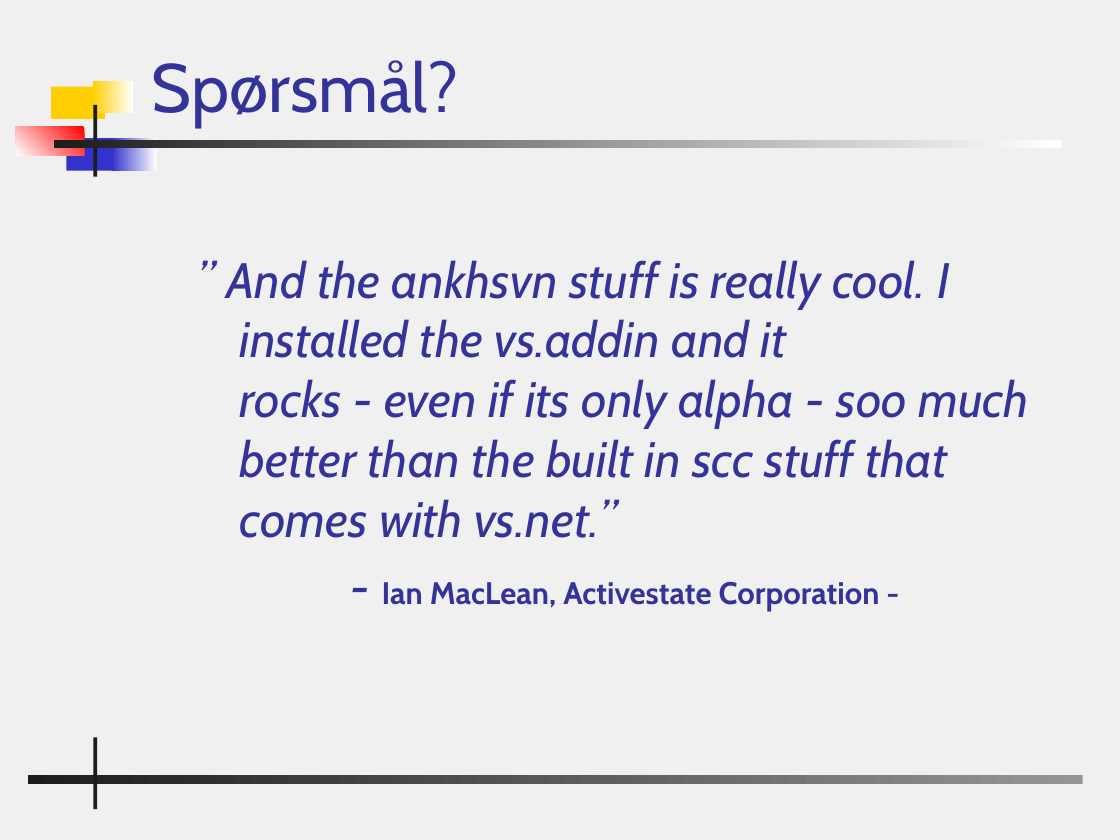
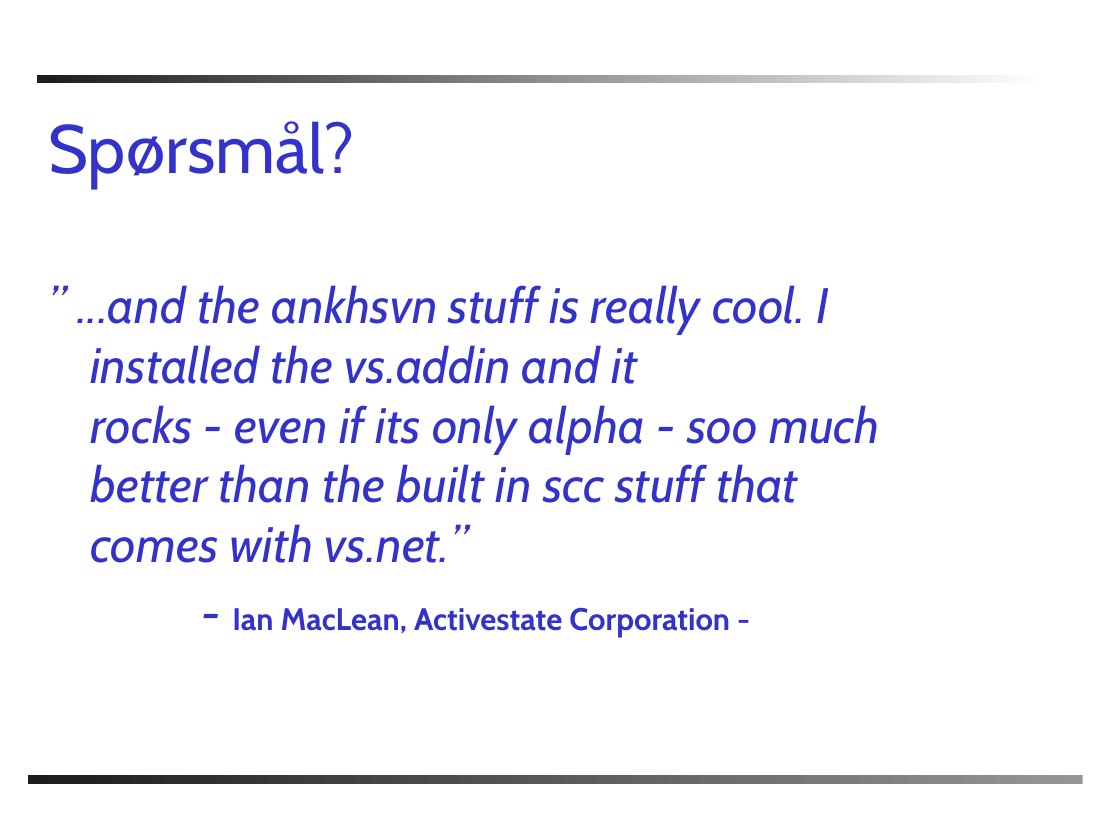
Before and after one commit to chucker/AnkhSVN, a slide deck: slide 24 of doc/powerpoint/Subversion_addin_for_VS.NET.ppt. Drawn at 1120x840 pixels with LibreOffice and Linux fonts; fonts in the diff are those of the drawing; background and template pictures are left out. Boxes give left, top, right and bottom in pixels: in the first picture for what was removed or moved away, otherwise in the second. Text is boxed around its words. In the diff, an @@ line names an element or a change of style, - is before the commit and + after.

```diff
--- a/doc/powerpoint/Subversion_addin_for_VS.NET.ppt
+++ b/doc/powerpoint/Subversion_addin_for_VS.NET.ppt
@@ background #F0F0F0 to #FFFFFF @@
@@ rectangle: place and size @@
-rectangle at [54,140,1062,149]
+rectangle at [37,75,1045,84]
@@ rectangle removed at [52,86,105,119] @@
@@ rectangle removed at [93,81,133,113] @@
@@ title "Spørsmål?": place and size @@
-title "Spørsmål?" at [152,60,458,127]
+title "Spørsmål?" at [48,121,354,189]
@@ title "Spørsmål?" at [48,121,354,189]: text colour #333399 to #3333CC @@
@@ rectangle removed at [93,105,96,177] @@
@@ rectangle removed at [16,127,84,156] @@
@@ rectangle removed at [66,138,118,170] @@
@@ rectangle removed at [112,138,157,170] @@
@@ text "” ...and the ankhsvn stuff ...": place and size @@
-text "” ...and the ankhsvn stuff ..." at [227,260,1028,612]
+text "” ...and the ankhsvn stuff ..." at [77,285,879,637]
@@ text at [77,285,879,563]: text changed; text colour #333399 to #3333CC @@
-” And the ankhsvn stuff is really cool. I installed the vs.addin and it
-rocks - even if its only alpha - soo much better than the built in scc stuff that comes with vs.net.”
+” ...and the ankhsvn stuff is really cool. I installed the vs.addin and it
+rocks - even if its only alpha - soo much better than the built in scc stuff that comes with vs.net.”
@@ text at [232,608,730,637]: text colour #333399 to #3333CC in "- Ian MacLean, Activestate Corporation -" @@
@@ rectangle removed at [93,737,96,809] @@
```
Also in this commit, not shown: 22 other slides changed, 1 slide added, 1 slide removed.
